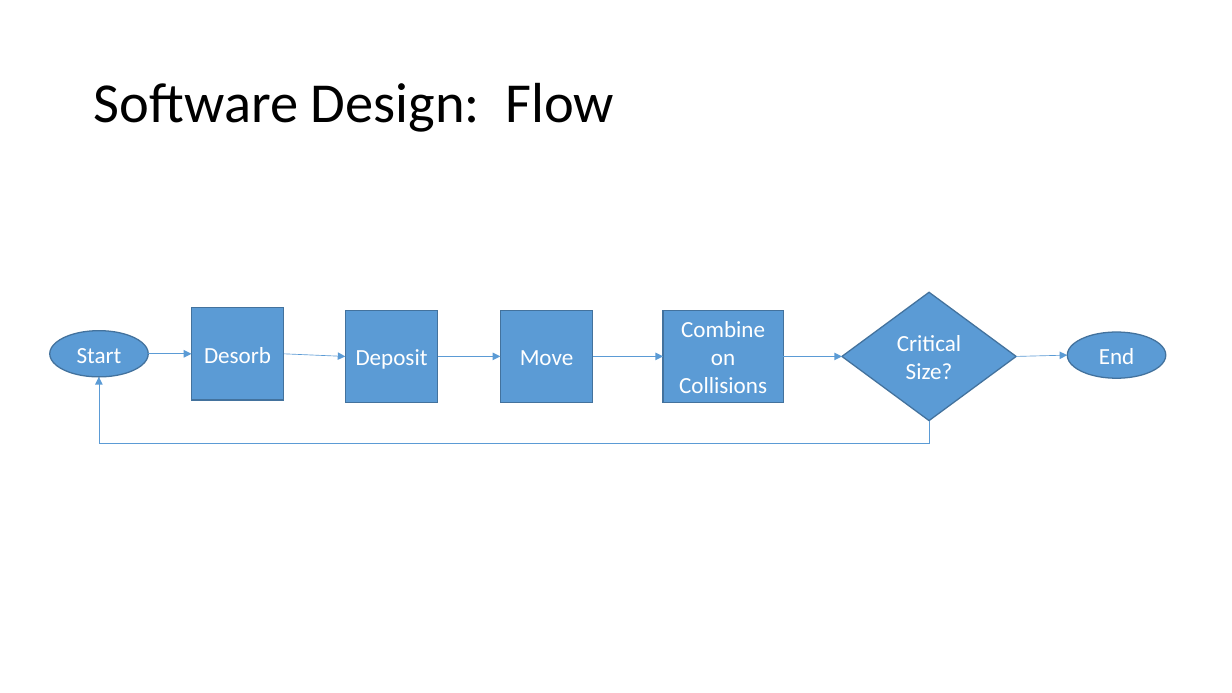
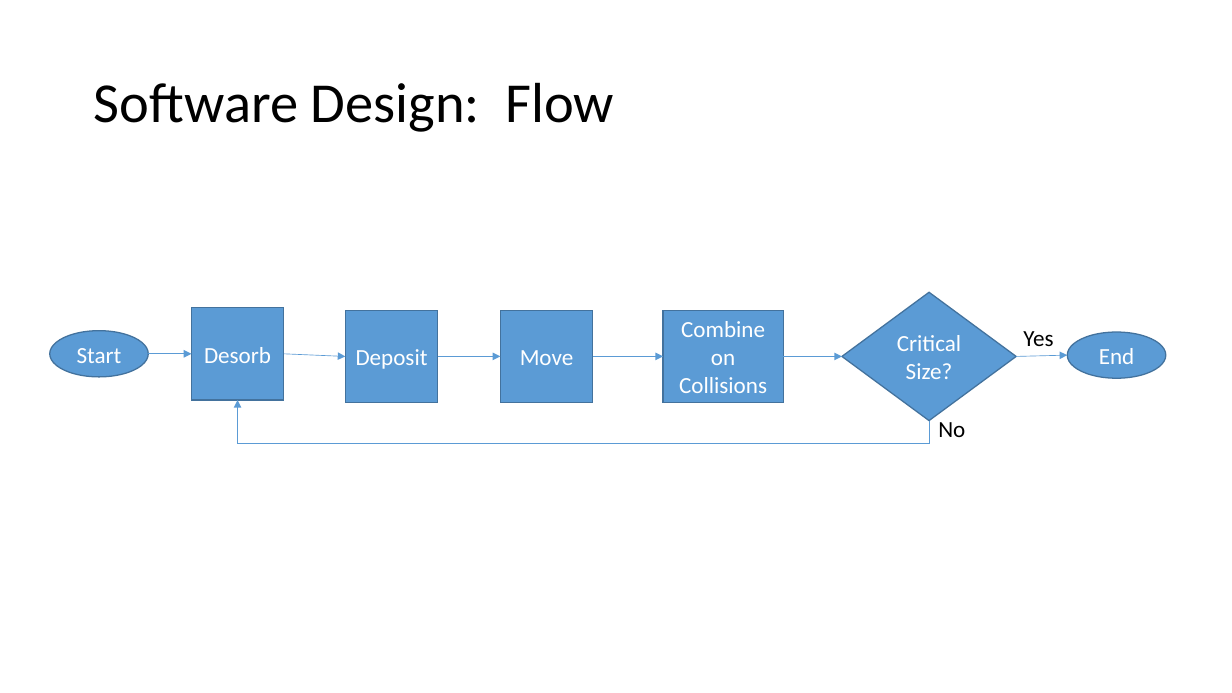
Before and after one commit to marklwatson/nucleation, a slide deck: slide 11 of VisualizationofNucleation.pptx (slide 10 before the commit). Drawn at 1232x693 pixels with LibreOffice and Linux fonts; fonts in the diff are those of the drawing. Boxes give left, top, right and bottom in pixels: in the first picture for what was removed or moved away, otherwise in the second. Text is boxed around its words. In the diff, an @@ line names an element or a change of style, - is before the commit and + after.

```diff
--- a/VisualizationofNucleation.pptx
+++ b/VisualizationofNucleation.pptx
@@ text added at [1023,331,1053,346], 18 pt, text #000000 @@
+Yes
@@ elbow arrow moved from (930, 421) - (99, 377) to (930, 421) - (238, 400) @@
@@ text added at [938,422,965,437], 18 pt, text #000000 @@
+No
```
Also in this commit, not shown: 3 other slides changed, 1 slide added, 3 other files.
